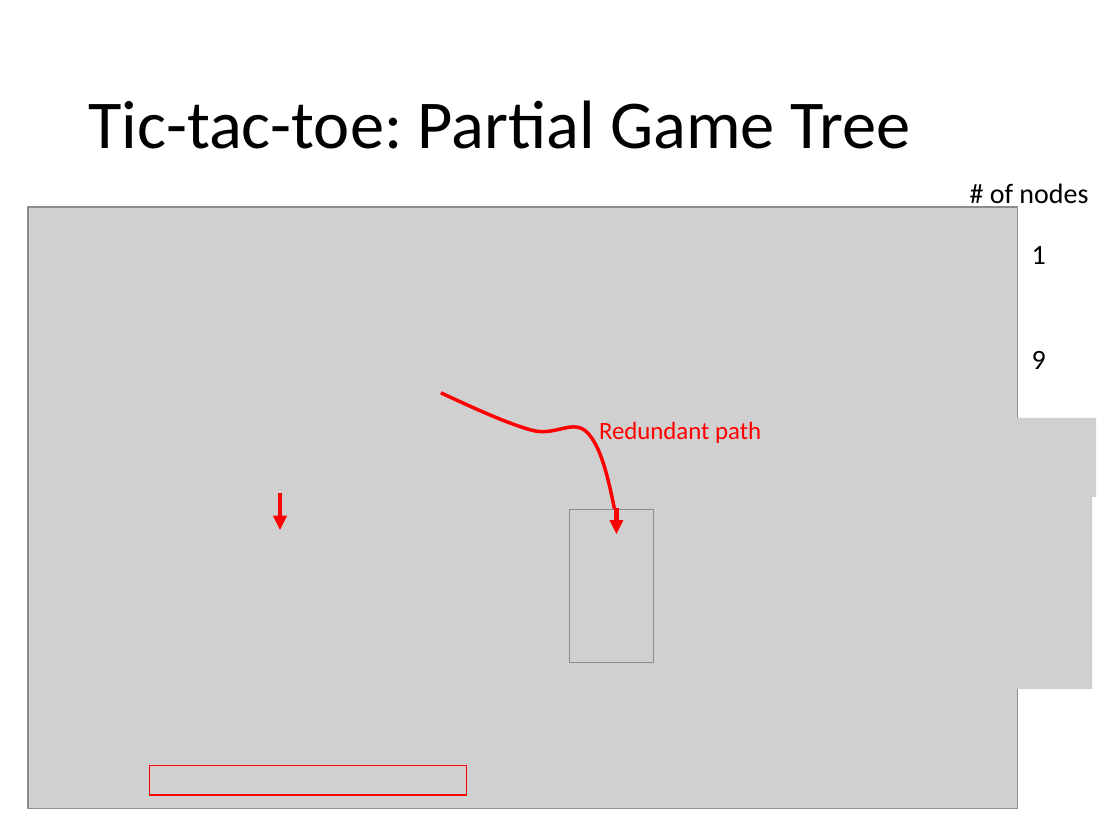
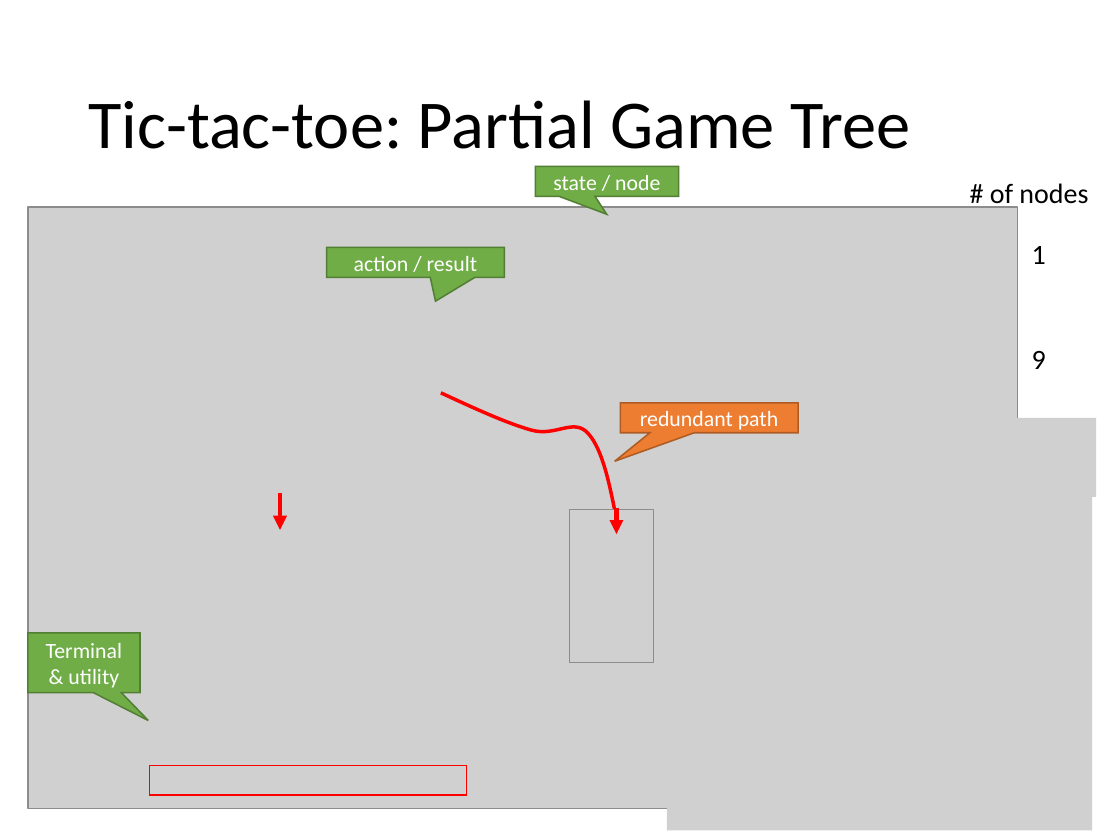
Before and after one commit to mhahsler/CS7320-AI, a slide deck: slide 5 of slides/05_games.pptx. Drawn at 1120x840 pixels with LibreOffice and Linux fonts; fonts in the diff are those of the drawing; grey boxes stand for pictures. Boxes give left, top, right and bottom in pixels: in the first picture for what was removed or moved away, otherwise in the second. Text is boxed around its words. In the diff, an @@ line names an element or a change of style, - is before the commit and + after.

Commit message:
improved game tree.

```diff
--- a/slides/05_games.pptx
+++ b/slides/05_games.pptx
@@ speech box added at (x1=535, y1=167, x2=679, y2=197), fill #70AD47, outline #538035 1 pt, 14 pt, text #FFFFFF @@
+state / node
@@ speech box added at (x1=327, y1=248, x2=505, y2=278), fill #70AD47, outline #538035 1 pt, 14 pt, text #FFFFFF @@
+action / result
@@ speech box "redundant path" resized from (x1=599, y1=421, x2=761, y2=443) to (x1=620, y1=403, x2=799, y2=433) @@
@@ speech box "redundant path" at (x1=620, y1=403, x2=799, y2=433): vertical alignment top to middle; fill none to #ED7D31; outline none to #AF5C24 1 pt @@
@@ text in speech box at (x1=640, y1=411, x2=778, y2=433): text changed; size 16 to 14 pt; text colour #FF0000 to #FFFFFF @@
-Redundant path
+redundant path
@@ picture resized from (x1=668, y1=467, x2=1093, y2=690) to (x1=668, y1=457, x2=1093, y2=830) @@
@@ speech box added at (x1=28, y1=633, x2=140, y2=692), fill #70AD47, outline #538035 1 pt, 14 pt, text #FFFFFF @@
+Terminal & utility
```
Also in this commit, not shown: 8 other slides changed, 1 other file.
